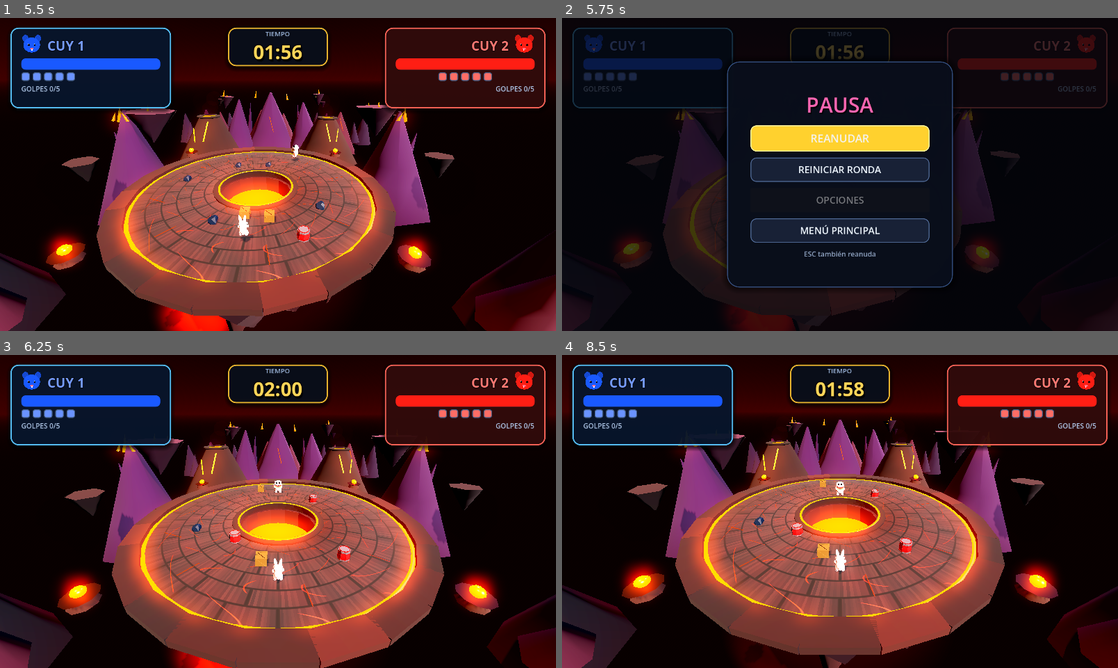
Above: before the commit, frames 1-4 (two rows, left to right).
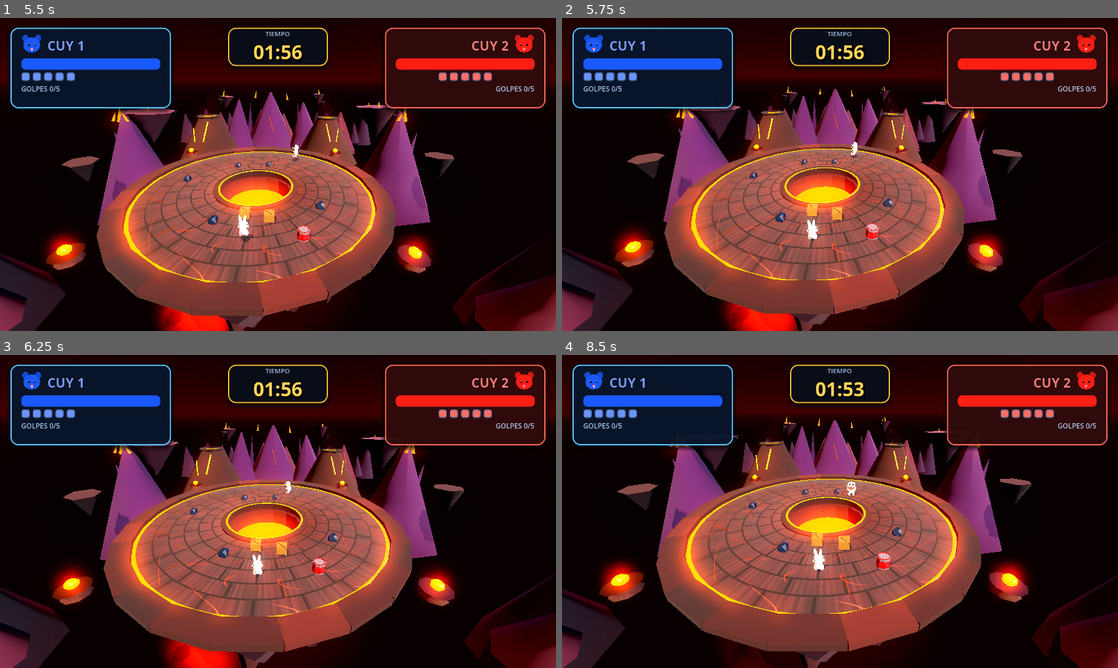
Above: after the commit, the same moments.

Repository: Delgado-dot/Cuy-Kombat
Game: Godot game, scene res://scenes/ui/main_menu.tscn
The game is run twice, just before and just after one commit, with the same random seed, the same clock (stepped at 60 frames per second) and the same inputs.
Inputs (mouse positions are in pixels of both pictures, inside the frame that each line leads up to):
- Up to frame 1 (5.5 s): click "JUGAR" at 0.5 s; click "✓ CONFIRMAR ENTER" at 1.25 s; tap Enter (ui_accept) at 2, 2.27, 5.27 s; move the mouse to (400, 158) at 2.02 s; hold Right 2.03-2.75 s; tap G (grab_p1) at 2.1 s; click (400, 158) at 2.17 s; drag from (166, 190) to (250, 237) at 2.77 s; move the mouse to (333, 105) at 3.52 s; hold Right 3.53-4.25 s; tap R (throw_p1) at 3.6 s; drag from (250, 237) to (111, 127) at 4.27 s; move the mouse to (444, 221) at 5.02 s; hold Left from 5.03 s (still down); tap Space at 5.1 s
- Up to frame 2 (5.75 s): keep holding Left; tap Escape (pause, bound only before the commit) at 5.65 s
- Up to frame 3 (6.25 s): release Left at 5.75 s; click (278, 505) at 5.75 s, where only the run before the commit has a clickable "REINICIAR RONDA"
- Up to frame 4 (8.5 s): drag from (673, 464) to (756, 433) at 6.52 s; move the mouse to (867, 511) at 7.27 s; hold Down 7.28-8 s; tap Shift at 7.35 s; click (867, 511) at 7.42 s; drag from (756, 433) to (728, 527) at 8.02 s

Frame 1 is identical in both runs. In frame 2, 58% of the frame differs, in the area x 0-100%, y 0-100%; in frame 3, 29%; in frame 4, 29%.
Error before the commit: Parse Error: Could not find type "str" in the current scope. (res://entities/player/animations/anim_setup.gd:41)

Commit message:
feat: update music system and remove player animations

Diff:
--- a/entities/player/player.gd
+++ b/entities/player/player.gd
@@ -185,13 +185,10 @@
 @onready var _grab_hitbox := get_node_or_null("GrabHitbox") as Area3D
 @onready var _grab_point := get_node_or_null("GrabPoint") as Node3D
 @onready var _carry_point := get_node_or_null("CarryPoint") as Node3D
-@onready var _cuy_anim_player := get_node_or_null("Visual/CuyModel/AnimationPlayer") as AnimationPlayer
 @onready var _cuy_model := get_node_or_null("Visual/CuyModel") as Node3D
 
-var _current_cuy_anim := ""
 
 func _physics_process(delta: float) -> void:
-	_update_animation()
 	_update_tackle_cooldown(delta)
 	_update_punch_cooldown(delta)
 	_update_punch(delta)
@@ -293,56 +290,7 @@
 	if _tackle_hitbox != null:
 		_tackle_hitbox.body_entered.connect(_on_tackle_hitbox_body_entered)
 
-	_setup_cuy_animations()
-
 	call_deferred("_connect_death_zone")
-
-func _setup_cuy_animations() -> void:
-	if _cuy_anim_player == null:
-		return
-
-	for _anim_name in ["Idle", "Run"]:
-		var _anim := _cuy_anim_player.get_animation(_anim_name)
-		if _anim != null:
-			_anim.loop_mode = Animation.LOOP_LINEAR
-
-	if _cuy_model != null:
-		_cuy_skeleton = _cuy_model.find_child("Skeleton3D", true, false) as Skeleton3D
-		if _cuy_skeleton != null:
-			_head_bone = _cuy_skeleton.find_bone("Cabesa")
-			_spine_bone = _cuy_skeleton.find_bone("Caolumna1")
-			if _head_bone >= 0:
-				var head_global_rest := _cuy_skeleton.get_bone_global_rest(_head_bone)
-				_head_rest_forward_local = (head_global_rest.basis.inverse() * Vector3(0.0, 0.0, -1.0)).normalized()
-				_head_rest_right_local = (head_global_rest.basis.inverse() * Vector3(1.0, 0.0, 0.0)).normalized()
-				_headbutt_dir_local = (head_global_rest.basis * Vector3(0.0, 0.0, 1.0)).normalized()
-
-	_current_cuy_anim = "Idle"
-	_cuy_anim_player.play("Idle")
-
-func _update_animation() -> void:
-	if _cuy_anim_player == null:
-		return
-
-	if _state == PlayerState.KNOCKED:
-		_current_cuy_anim = ""
-		_cuy_anim_player.pause()
-		return
-
-	var target := "Idle"
-
-	if _state == PlayerState.GRABBED:
-		target = "Idle"
-	elif _state == PlayerState.STUNNED:
-		target = "Idle"
-	elif not is_on_floor():
-		target = "Jump"
-	elif Vector3(velocity.x, 0.0, velocity.z).length() > 0.2:
-		target = "Run"
-
-	if _current_cuy_anim != target:
-		_current_cuy_anim = target
-		_cuy_anim_player.play(target)
 
 func _get_camera_relative_input() -> Vector3:
 	var input_vector := Vector2.ZERO
--- a/entities/player/player_p1.tscn
+++ b/entities/player/player_p1.tscn
@@ -2,13 +2,8 @@
 
 [ext_resource type="PackedScene" uid="uid://d0a2dqbx6wdl5" path="res://entities/player/player.tscn" id="1_base"]
 [ext_resource type="PackedScene" uid="uid://br17te2pkuit3" path="res://assets/CUY/personajes_blender/conejo_andino/conejo_andino.glb" id="2_conejo"]
-[ext_resource type="Script" path="res://entities/player/animations/anim_setup.gd" id="3_anim_setup"]
 
 [node name="Player" instance=ExtResource("1_base")]
 
-[node name="AnimationPlayer" type="AnimationPlayer" parent="."]
-autoplay = ""
-root_node = NodePath("Visual/CuyModel/CuyCharacter")
-
 [node name="CuyCharacter" parent="Visual/CuyModel" instance=ExtResource("2_conejo")]
 transform = Transform3D(-0.648308, 0, 0, 0, 0.648308, 0, 0, 0, -0.648308, 0, -0.622785, 0)
--- a/project.godot
+++ b/project.godot
@@ -18,6 +18,7 @@
 [autoload]
 
 ScreenFlow="*res://scripts/core/screen_flow.gd"
+MusicManager="*res://scripts/core/music_manager.gd"
 
 [display]
 
@@ -40,39 +41,45 @@
 , Object(InputEventJoypadButton,"resource_local_to_scene":false,"resource_name":"","device":-1,"button_index":0,"pressure":0.0,"pressed":false,"script":null)
 ]
 }
+
 ui_cancel={
 "deadzone": 0.5,
 "events": [Object(InputEventKey,"resource_local_to_scene":false,"resource_name":"","device":-1,"window_id":0,"alt_press …(195 unchanged characters)…
 , Object(InputEventJoypadButton,"resource_local_to_scene":false,"resource_name":"","device":-1,"button_index":1,"pressure":0.0,"pressed":false,"script":null)
 ]
 }
+
 grab_p1={
 "deadzone": 0.5,
-"events": [Object(InputEventKey,"resource_local_to_scene":false,"resource_name":"","device":-1,"window_id":0,"alt_pressed":false,"shift_pressed":false,"ctrl_pressed":false,"meta_pressed":false,"pressed":false,"keycode":0,"physical_keycode":71,"key_label":0,"unicode":103,"location":0,"echo":false,"script":null)
+"events": [Object(InputEventKey,"resource_local_to_scene":false,"resource_name":"","device":0,"physical_keycode":71,"key_label":0,"unicode":103,"location":0,"echo":false,"script":null)
 , Object(InputEventJoypadButton,"resource_local_to_scene":false,"resource_name":"","device":0,"button_index":3,"pressure":0.0,"pressed":false,"script":null)
 ]
 }
+
 grab_p2={
 "deadzone": 0.5,
-"events": [Object(InputEventKey,"resource_local_to_scene":false,"resource_name":"","device":-1,"window_id":0,"alt_pressed":false,"shift_pressed":false,"ctrl_pressed":false,"meta_pressed":false,"pressed":false,"keycode":0,"physical_keycode":75,"key_label":0,"unicode":107,"location":0,"echo":false,"script":null)
+"events": [Object(InputEventKey,"resource_local_to_scene":false,"resource_name":"","device":0,"physical_keycode":75,"key_label":0,"unicode":107,"location":0,"echo":false,"script":null)
 , Object(InputEventJoypadButton,"resource_local_to_scene":false,"resource_name":"","device":1,"button_index":3,"pressure":0.0,"pressed":false,"script":null)
 ]
 }
+
 throw_p1={
 "deadzone": 0.5,
-"events": [Object(InputEventKey,"resource_local_to_scene":false,"resource_name":"","device":-1,"window_id":0,"alt_pressed":false,"shift_pressed":false,"ctrl_pressed":false,"meta_pressed":false,"pressed":false,"keycode":0,"physical_keycode":82,"key_label":0,"unicode":114,"location":0,"echo":false,"script":null)
+"events": [Object(InputEventKey,"resource_local_to_scene":false,"resource_name":"","device":0,"physical_keycode":82,"key_label":0,"unicode":114,"location":0,"echo":false,"script":null)
 , Object(InputEventJoypadButton,"resource_local_to_scene":false,"resource_name":"","device":0,"button_index":9,"pressure":0.0,"pressed":false,"script":null)
 ]
 }
+
 throw_p2={
 "deadzone": 0.5,
-"events": [Object(InputEventKey,"resource_local_to_scene":false,"resource_name":"","device":-1,"window_id":0,"alt_pressed":false,"shift_pressed":false,"ctrl_pressed":false,"meta_pressed":false,"pressed":false,"keycode":0,"physical_keycode":44,"key_label":0,"unicode":44,"location":0,"echo":false,"script":null)
+"events": [Object(InputEventKey,"resource_local_to_scene":false,"resource_name":"","device":1,"physical_keycode":44,"key_label":0,"unicode":44,"location":0,"echo":false,"script":null)
 , Object(InputEventJoypadButton,"resource_local_to_scene":false,"resource_name":"","device":1,"button_index":9,"pressure":0.0,"pressed":false,"script":null)
 ]
 }
+
 pause={
 "deadzone": 0.5,
-"events": [Object(InputEventKey,"resource_local_to_scene":false,"resource_name":"","device":-1,"window_id":0,"alt_pressed":false,"shift_pressed":false,"ctrl_pressed":false,"meta_pressed":false,"pressed":false,"keycode":4194305,"physical_keycode":4194305,"key_label":0,"unicode":27,"location":0,"echo":false,"script":null)
+"events": [Object(InputEventKey,"resource_local_to_scene":false,"resource_name":"","device":-1,"button_index":6,"pressure":0.0,"pressed":false,"script":null)
 , Object(InputEventJoypadButton,"resource_local_to_scene":false,"resource_name":"","device":-1,"button_index":6,"pressure":0.0,"pressed":false,"script":null)
 ]
 }
Not shown, changed: entities/player/animations/anim_setup.gd.uid
Not shown: 1 places in main.tscn that only renumber resources
